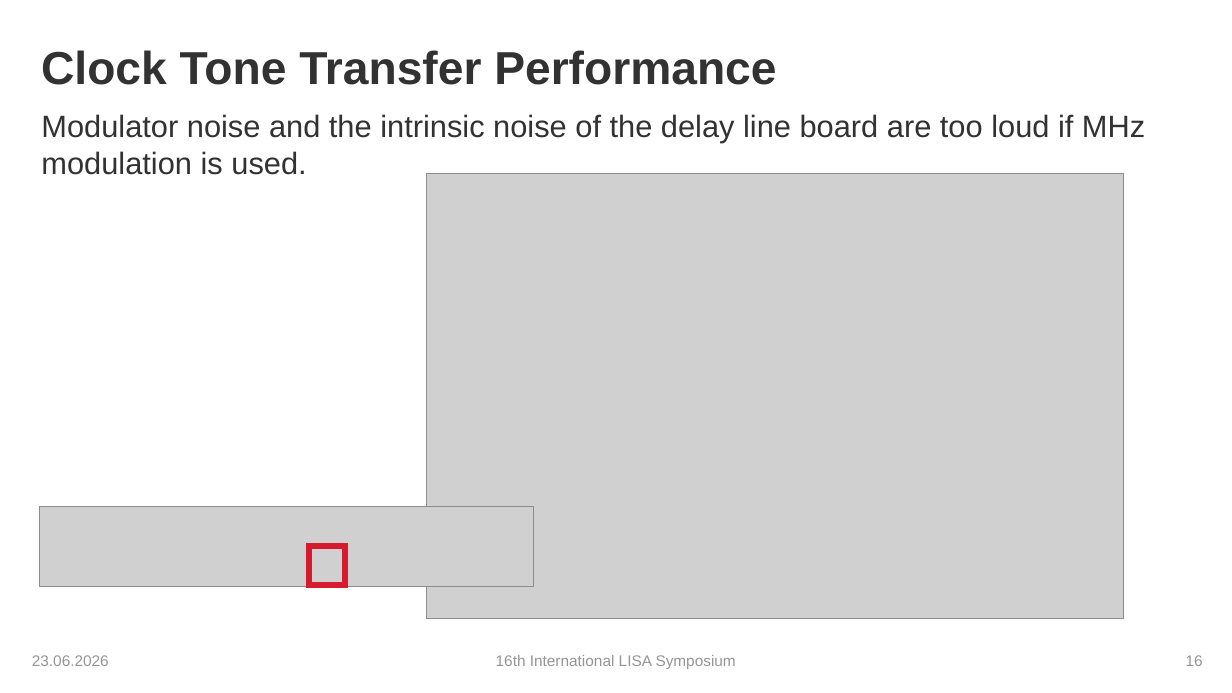
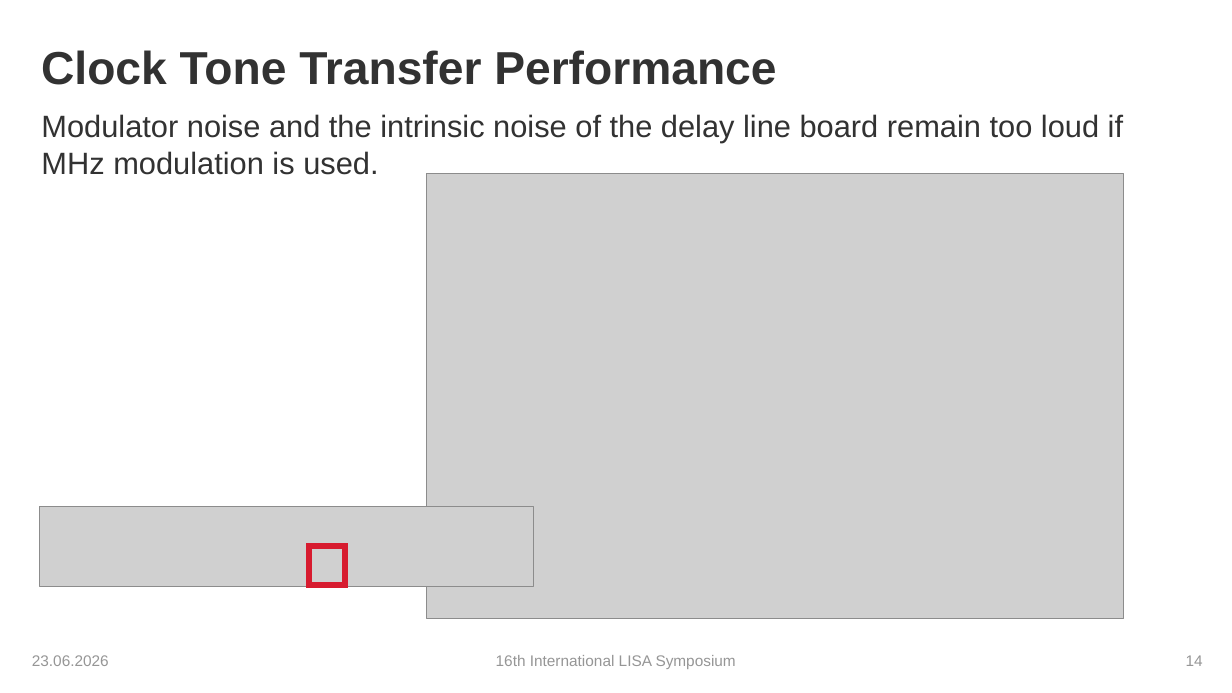
Before and after one commit to karinkruuse/Esitlused, a slide deck: slide 14 of Kruuse_Symposium_2026 - Copy.pptx (slide 16 before the commit). Drawn at 1232x693 pixels with LibreOffice and Linux fonts; fonts in the diff are those of the drawing; grey boxes stand for pictures; background and template pictures are left out. Boxes give left, top, right and bottom in pixels: in the first picture for what was removed or moved away, otherwise in the second. Text is boxed around its words. In the diff, an @@ line names an element or a change of style, - is before the commit and + after.

```diff
--- a/Kruuse_Symposium_2026 - Copy.pptx
+++ b/Kruuse_Symposium_2026 - Copy.pptx
@@ text at bbox=[41, 114, 1123, 175]: text changed @@
-Modulator noise and the intrinsic noise of the delay line board are too loud if MHz modulation is used.
+Modulator noise and the intrinsic noise of the delay line board remain too loud if MHz modulation is used.
@@ page number at bbox=[1186, 655, 1203, 666]: text changed @@
-16
+14
```
Also in this commit, not shown: 10 other slides changed, 2 slides removed.
